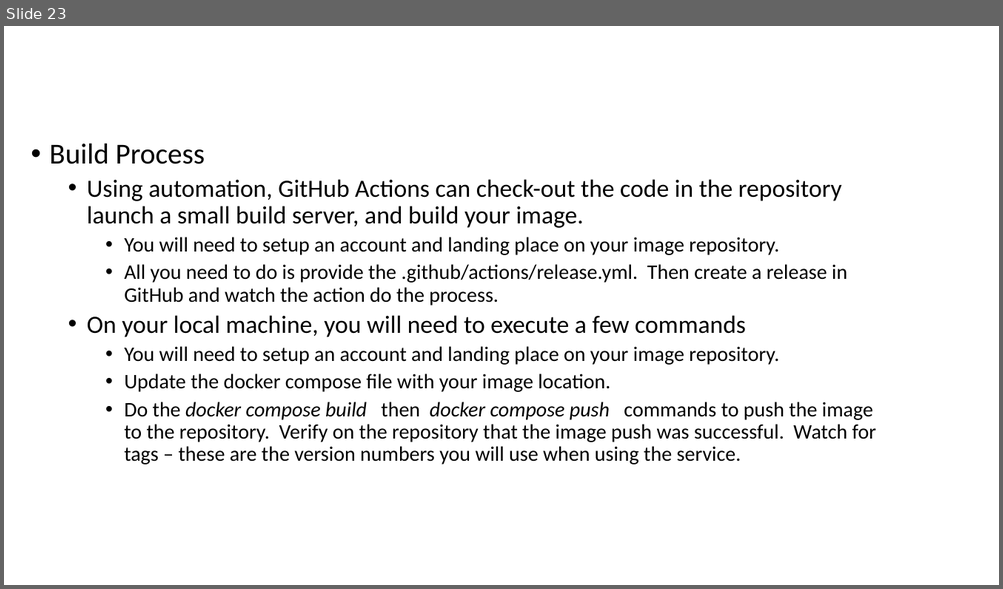
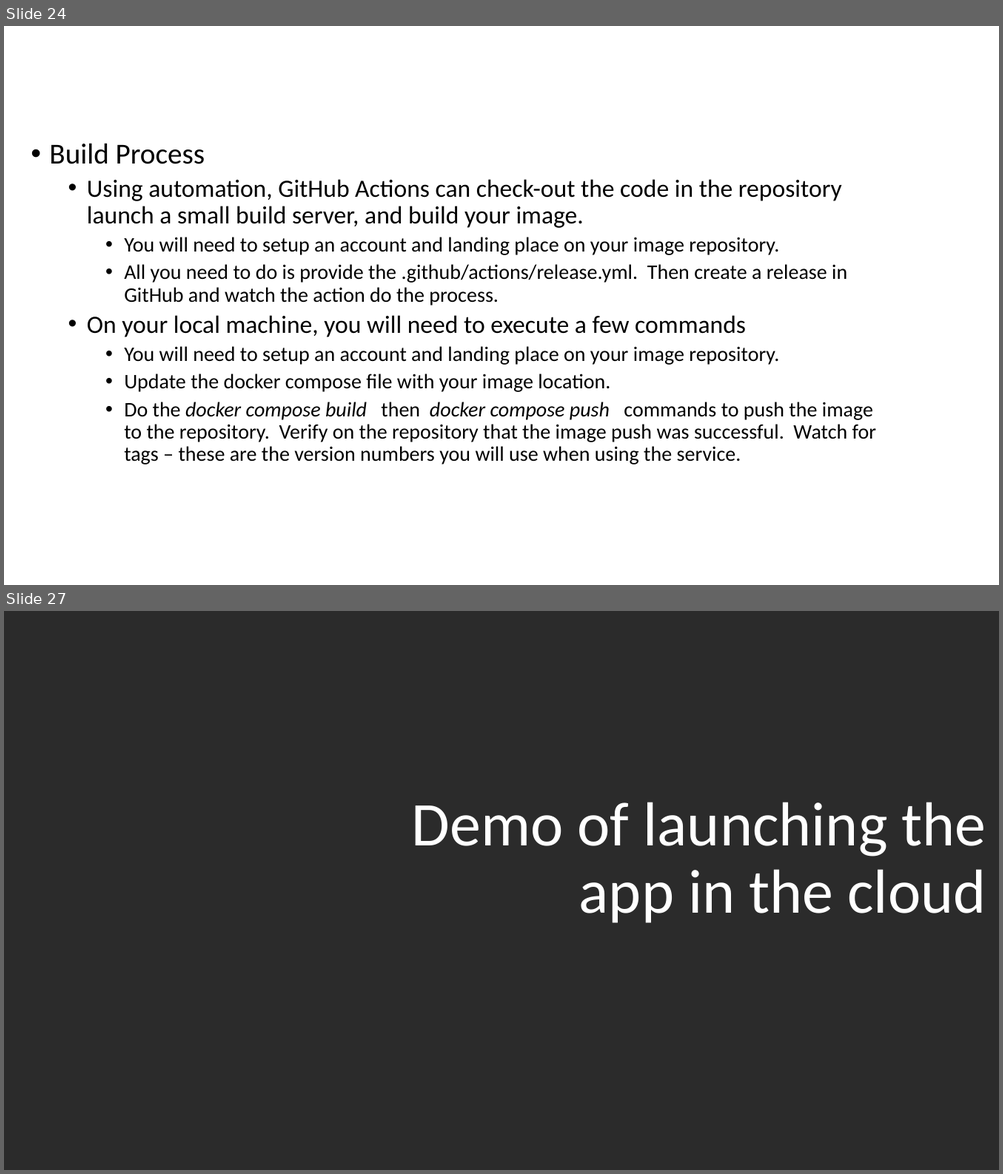
Before and after one commit to quetwo/cfug-docker-project, a slide deck: Containers and Modern DevOps.pptx. Shown one above the other, each under a label of ours: slide 23 before the commit, slides 24 and 27 after it; the slides between them are not shown. The pictures are 1003x589 and 1003x1174 pixels, drawn with LibreOffice and Linux fonts; fonts in the diff are those of the drawing; background and template pictures are left out; a plain dark background stands for a picture behind light text. Boxes give left, top, right and bottom in pixels: in the first picture for what was removed or moved away, otherwise in the second. Text is boxed around its words. In the diff, an @@ line names an element or a change of style, - is before the commit and + after.

```diff
--- a/Containers and Modern DevOps.pptx
+++ b/Containers and Modern DevOps.pptx
@@ slide 27 added at (x1=4, y1=611, x2=999, y2=1170), background picture (left out) @@
@@ title added at (x1=412, y1=802, x2=985, y2=923), 60 pt, text #FFFFFF @@
+Demo of launching the app in the cloud
@@ what was slide 23 is now slide 24 @@
```
Also in this commit, not shown: 5 other slides added.
